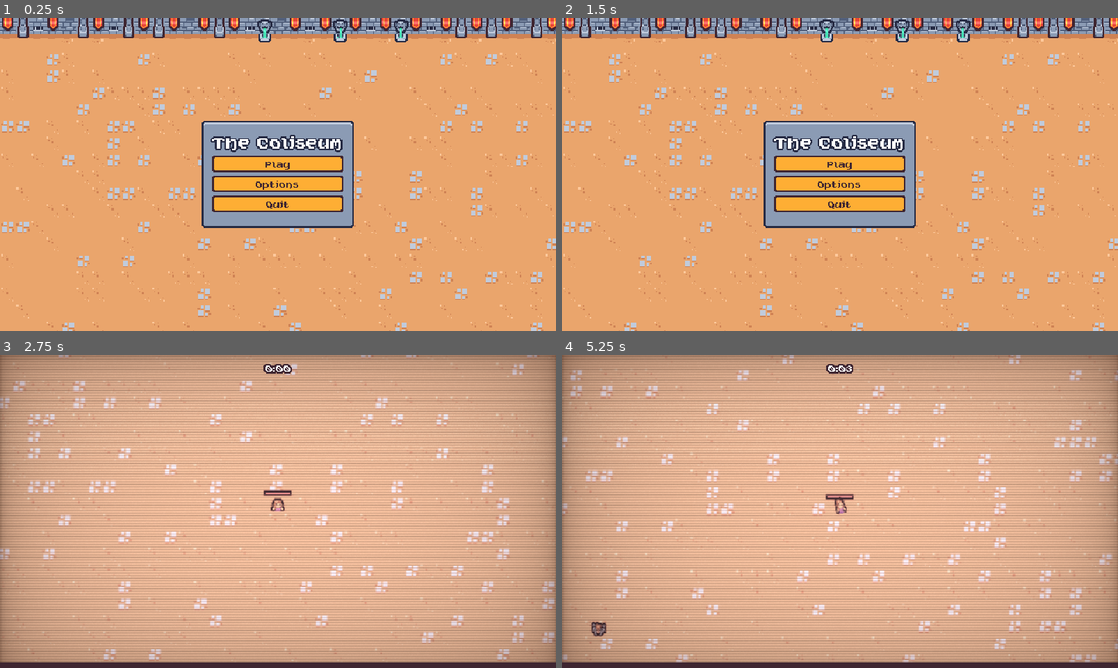
Above: before the commit, frames 1-4 (two rows, left to right).
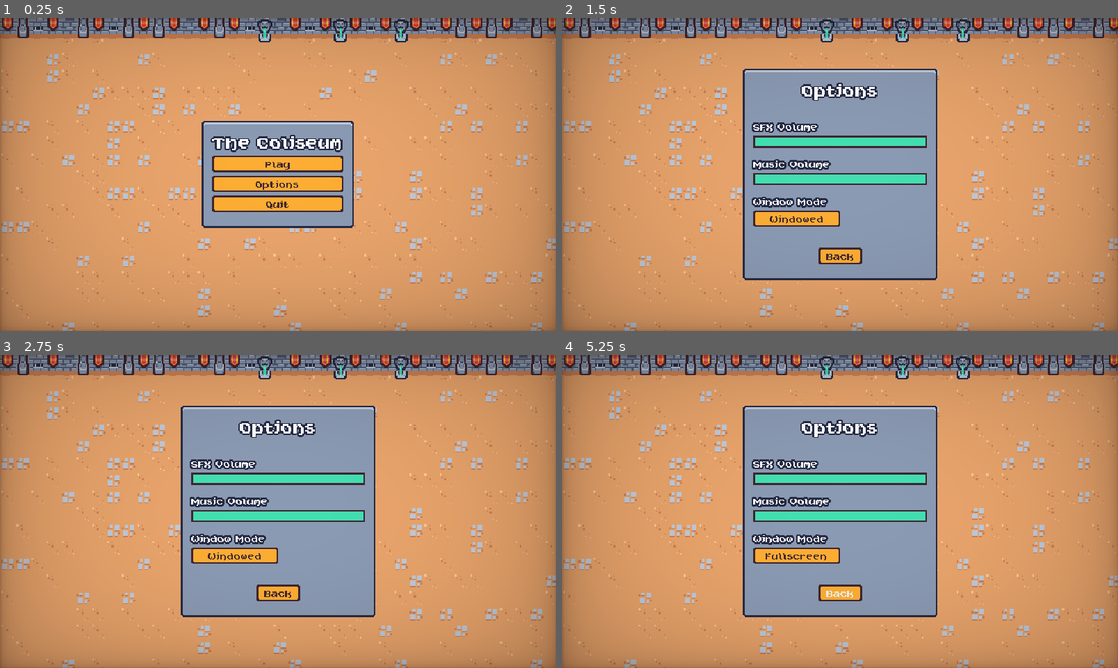
Above: after the commit, the same moments.

Repository: mec-cs/Godot-Survivor-Game
Game: Godot game, scene res://scenes/UI/main_menu.tscn
The game is run twice, just before and just after one commit, with the same random seed, the same clock (stepped at 60 frames per second) and the same inputs.
Inputs (mouse positions are in pixels of both pictures, inside the frame that each line leads up to):
- Up to frame 1 (0.25 s): no input
- Up to frame 2 (1.5 s): click "Options" at 0.5 s; click "Back" at 1.25 s
- Up to frame 3 (2.75 s): click "Play" at 2 s
- Up to frame 4 (5.25 s): click (840, 502) at 2.75 s, where only the run after the commit has a clickable "Play"; click (795, 555) at 3.5 s, where only the run after the commit has a clickable "Windowed"; move the mouse to (962, 495) at 4.27 s; press the mouse at (962, 495) at 4.28 s; hold Right (move_right) 4.28-5.03 s; move the mouse to (728, 527) at 5.02 s; release the mouse at (728, 527) at 5.03 s; hold Down (move_down) from 5.03 s (still down); click (728, 527) at 5.1 s

The runs differ from the first frame. In frame 1, 30% of the frame differs, in the area x 0-100%, y 0-100%; in frame 2, 51%; in frame 3, 90%; in frame 4, 91%.

Commit message:
basic scene transition affect

Diff:
--- a/project.godot
+++ b/project.godot
@@ -19,6 +19,7 @@
 
 GameEvents="*res://game_events.tscn"
 MusicPlayer="*res://scenes/autoload/music_player.tscn"
+ScreenTransition="*res://scenes/autoload/screen_transition.tscn"
 
 [debug]
 
--- a/scenes/UI/end_screen.gd
+++ b/scenes/UI/end_screen.gd
@@ -32,6 +32,8 @@
 
 
 func on_restart_button_pressed():
+	ScreenTransition.transition()
+	await ScreenTransition.transitioned_halfway
 	get_tree().paused = false
 	get_tree().change_scene_to_file("res://scenes/main/main.tscn")
 
--- a/scenes/UI/main_menu.gd
+++ b/scenes/UI/main_menu.gd
@@ -10,10 +10,14 @@
 
 
 func on_play_pressed():
+	ScreenTransition.transition()
+	await ScreenTransition.transitioned_halfway
 	get_tree().change_scene_to_file("res://scenes/main/main.tscn")
 
 
 func on_options_pressed():
+	ScreenTransition.transition()
+	await ScreenTransition.transitioned_halfway
 	var options_instance = options_scene.instantiate()
 	add_child(options_instance)
 	options_instance.back_pressed.connect(on_options_closed.bind(options_instance))
--- a/scenes/UI/main_menu.tscn
+++ b/scenes/UI/main_menu.tscn
@@ -61,3 +61,4 @@
 "
 
 [node name="Vignette" parent="." instance=ExtResource("2_lh4mv")]
+layer = 2
--- a/scenes/UI/options_menu.gd
+++ b/scenes/UI/options_menu.gd
@@ -51,4 +51,6 @@
 
 
 func on_back_button_pressed():
+	ScreenTransition.transition()
+	await ScreenTransition.transitioned_halfway
 	back_pressed.emit()
--- a/scenes/UI/pause_menu.gd
+++ b/scenes/UI/pause_menu.gd
@@ -55,6 +55,8 @@
 
 
 func on_options_pressed():
+	ScreenTransition.transition()
+	await ScreenTransition.transitioned_halfway
 	var options_menu_instance = options_menu_scene.instantiate()
 	add_child(options_menu_instance)
 	options_menu_instance.back_pressed.connect(on_options_back_button_pressed.bind(options_menu_instance))
--- /dev/null
+++ b/scenes/autoload/screen_transition.gd
@@ -0,0 +1,21 @@
+extends CanvasLayer
+
+signal transitioned_halfway
+
+
+func transition():
+	transition_in()
+
+
+func transition_in():
+	$ColorRect.visible = true
+	$AnimationPlayer.play("default")
+	await $AnimationPlayer.animation_finished
+	transitioned_halfway.emit()
+	transition_out()
+
+
+func transition_out():
+	$AnimationPlayer.play_backwards("default")
+	await $AnimationPlayer.animation_finished
+	$ColorRect.visible = false
--- /dev/null
+++ b/scenes/autoload/screen_transition.gdshader
@@ -0,0 +1,14 @@
+shader_type canvas_item;
+
+uniform vec4 transition_color: source_color;
+uniform sampler2D transition_texture: filter_nearest;
+uniform float percent: hint_range(0.0, 1.0);
+
+void fragment() {
+	vec4 transition_texture_color = texture(transition_texture, UV);
+	if (transition_texture_color.r > percent) {
+		COLOR.a = 0.0;
+	} else {
+		COLOR = transition_color;
+	}
+}
--- /dev/null
+++ b/scenes/autoload/screen_transition.tscn
@@ -0,0 +1,105 @@
+[gd_scene load_steps=8 format=3 uid="uid://jcfy7y4n081o"]
+
+[ext_resource type="Shader" path="res://scenes/autoload/screen_transition.gdshader" id="1_76nyn"]
+[ext_resource type="Script" path="res://scenes/autoload/screen_transition.gd" id="1_k6buy"]
+[ext_resource type="Texture2D" uid="uid://cj5s5yt783f8l" path="res://assets/ui/screen_transition.png" id="2_6bpjm"]
+
+[sub_resource type="Animation" id="Animation_ajtmm"]
+length = 0.001
+tracks/0/type = "value"
+tracks/0/imported = false
+tracks/0/enabled = true
+tracks/0/path = NodePath("ColorRect:material:shader_parameter/percent")
+tracks/0/interp = 1
+tracks/0/loop_wrap = true
+tracks/0/keys = {
+"times": PackedFloat32Array(0),
+"transitions": PackedFloat32Array(1),
+"update": 0,
+"values": [0.48]
+}
+tracks/1/type = "value"
+tracks/1/imported = false
+tracks/1/enabled = true
+tracks/1/path = NodePath("ColorRect:visible")
+tracks/1/interp = 1
+tracks/1/loop_wrap = true
+tracks/1/keys = {
+"times": PackedFloat32Array(0),
+"transitions": PackedFloat32Array(1),
+"update": 1,
+"values": [false]
+}
+
+[sub_resource type="Animation" id="Animation_uoi2x"]
+resource_name = "default"
+length = 0.4
+tracks/0/type = "value"
+tracks/0/imported = false
+tracks/0/enabled = true
+tracks/0/path = NodePath("ColorRect:material:shader_parameter/percent")
+tracks/0/interp = 1
+tracks/0/loop_wrap = true
+tracks/0/keys = {
+"times": PackedFloat32Array(0, 0.4),
+"transitions": PackedFloat32Array(2, 1),
+"update": 0,
+"values": [0.0, 1.0]
+}
+tracks/1/type = "method"
+tracks/1/imported = false
+tracks/1/enabled = true
+tracks/1/path = NodePath(".")
+tracks/1/interp = 1
+tracks/1/loop_wrap = true
+tracks/1/keys = {
+"times": PackedFloat32Array(0.4),
+"transitions": PackedFloat32Array(1),
+"values": [{
+"args": [],
+"method": &"emit_transitioned_halfway"
+}]
+}
+tracks/2/type = "value"
+tracks/2/imported = false
+tracks/2/enabled = true
+tracks/2/path = NodePath("ColorRect:visible")
+tracks/2/interp = 1
+tracks/2/loop_wrap = true
+tracks/2/keys = {
+"times": PackedFloat32Array(0, 0.01),
+"transitions": PackedFloat32Array(1, 1),
+"update": 1,
+"values": [false, true]
+}
+
+[sub_resource type="AnimationLibrary" id="AnimationLibrary_gu4mp"]
+_data = {
+"RESET": SubResource("Animation_ajtmm"),
+"default": SubResource("Animation_uoi2x")
+}
+
+[sub_resource type="ShaderMaterial" id="ShaderMaterial_ld2my"]
+shader = ExtResource("1_76nyn")
+shader_parameter/transition_color = Color(0.247059, 0.14902, 0.192157, 1)
+shader_parameter/percent = 0.48
+shader_parameter/transition_texture = ExtResource("2_6bpjm")
+
+[node name="ScreenTransition" type="CanvasLayer"]
+process_mode = 3
+layer = 5
+script = ExtResource("1_k6buy")
+
+[node name="AnimationPlayer" type="AnimationPlayer" parent="."]
+libraries = {
+"": SubResource("AnimationLibrary_gu4mp")
+}
+
+[node name="ColorRect" type="ColorRect" parent="."]
+visible = false
+material = SubResource("ShaderMaterial_ld2my")
+anchors_preset = 15
+anchor_right = 1.0
+anchor_bottom = 1.0
+grow_horizontal = 2
+grow_vertical = 2
Binary file added: assets/ui/screen_transition.png
Not shown, added: assets/ui/screen_transition.png.import
